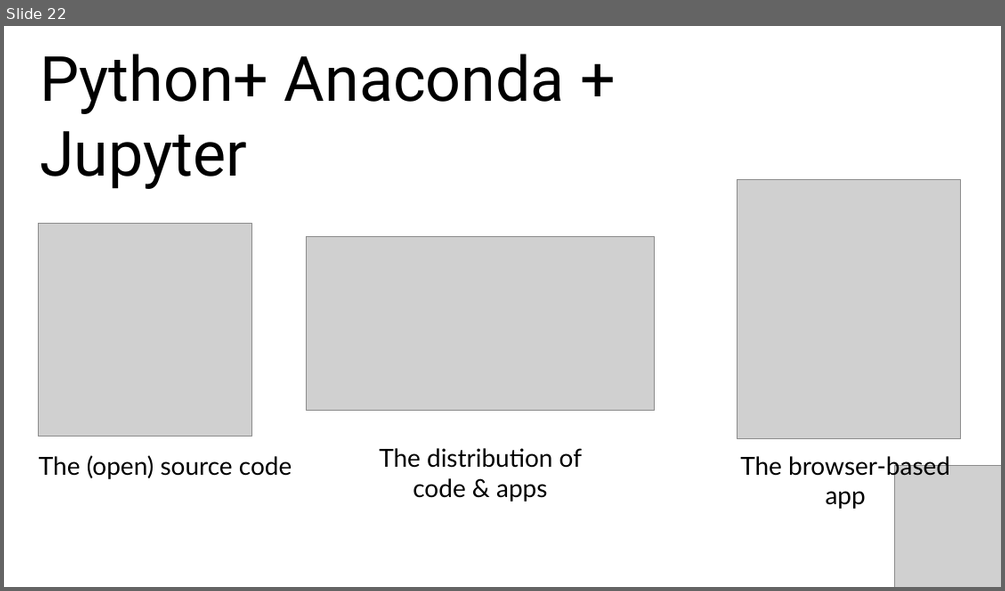
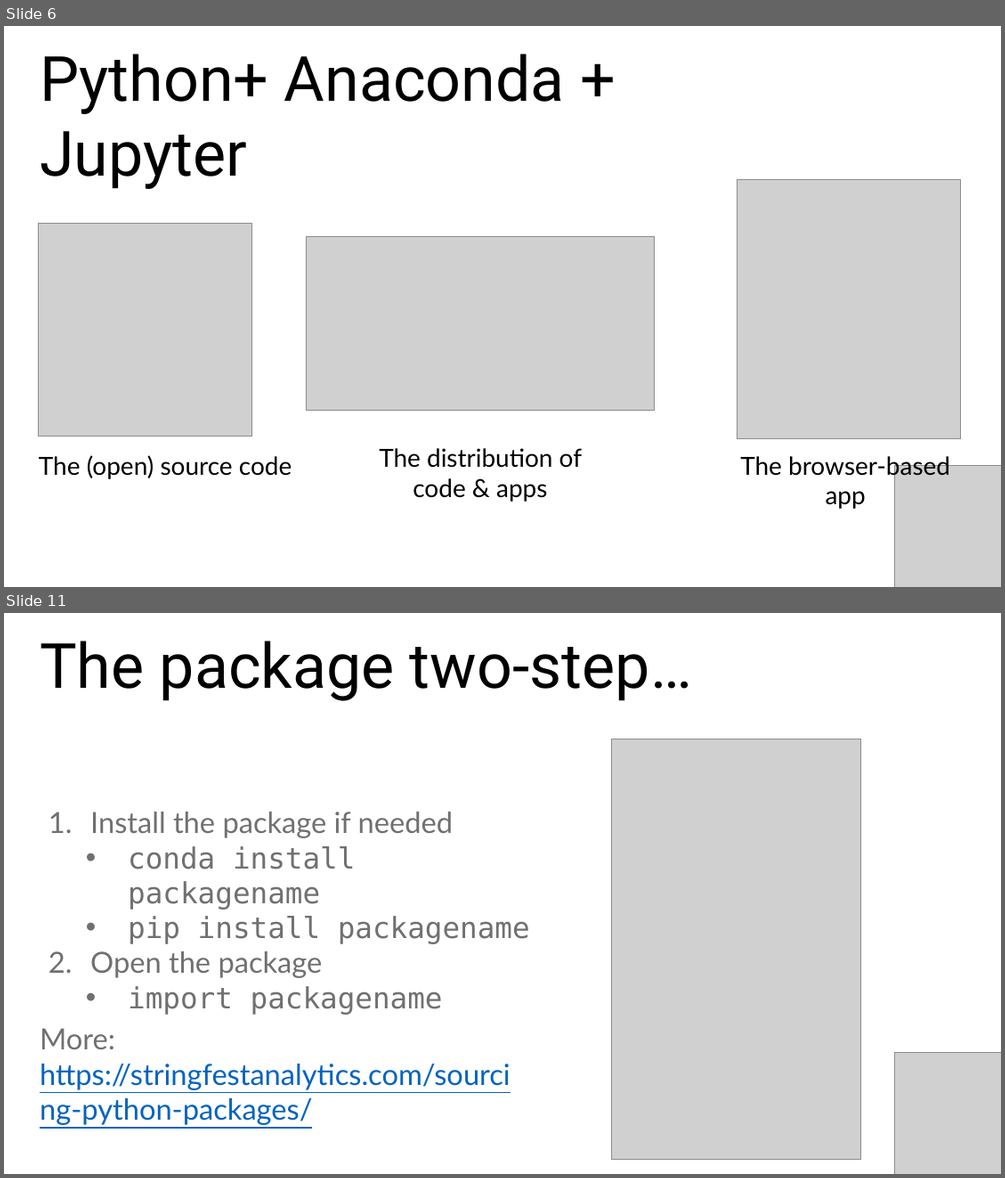
Before and after one commit to stringfestdata/ms-excel-toronto-python, a slide deck: toronto-five-things-excel-python.pptx. Shown one above the other, each under a label of ours: slide 22 before the commit, slides 6 and 11 after it; the slides between them are not shown. The pictures are 1005x591 and 1005x1178 pixels, drawn with LibreOffice and Linux fonts; fonts in the diff are those of the drawing; grey boxes stand for pictures. Boxes give left, top, right and bottom in pixels: in the first picture for what was removed or moved away, otherwise in the second. Text is boxed around its words. In the diff, an @@ line names an element or a change of style, - is before the commit and + after.

```diff
--- a/toronto-five-things-excel-python.pptx
+++ b/toronto-five-things-excel-python.pptx
@@ slide 11 added at (x1=4, y1=613, x2=1001, y2=1174), background #FFFFFF @@
@@ text added at (x1=40, y1=641, x2=692, y2=701), 60 pt, text #000000 @@
+The package two-step…
@@ picture added at (x1=611, y1=739, x2=860, y2=1159) @@
@@ text added at (x1=90, y1=811, x2=530, y2=1014), 28 pt, text #707070 @@
+1. Install the package if needed
+  • conda install packagename
+  • pip install packagename
+2. Open the package
+  • import packagename
@@ text added at (x1=40, y1=1028, x2=510, y2=1125), 28 pt, text #0563C1, underline @@
+More: https://stringfestanalytics.com/sourcing-python-packages/
@@ picture added at (x1=895, y1=1052, x2=1001, y2=1174) @@
@@ what was slide 22 is now slide 6 @@
```
Also in this commit, not shown: 5 slides changed, 7 other slides added, 17 slides removed, 3 other files.
